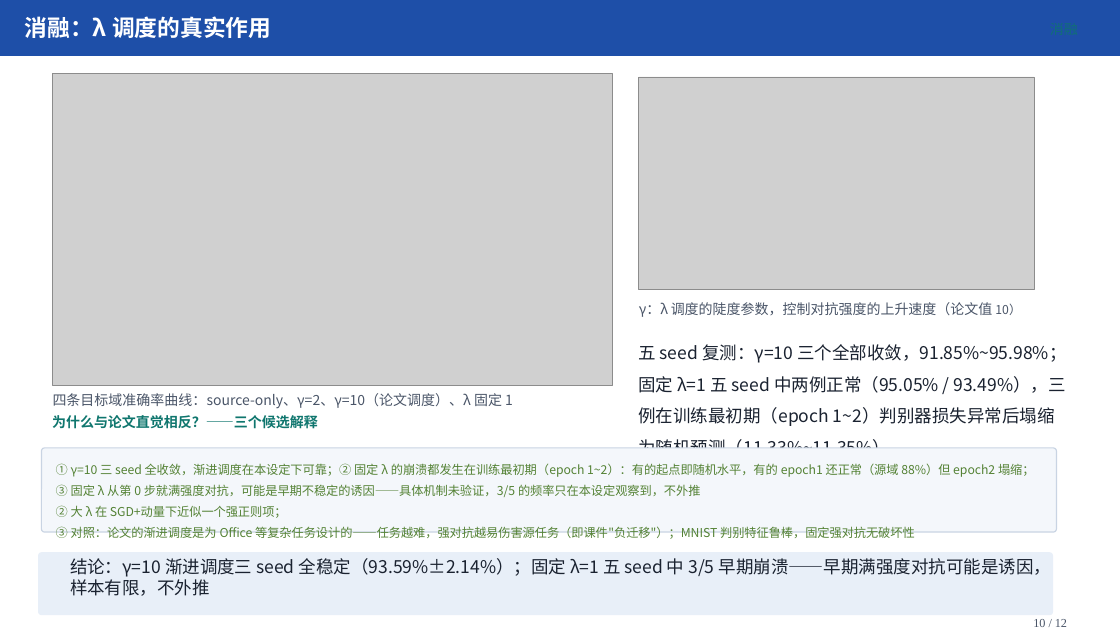
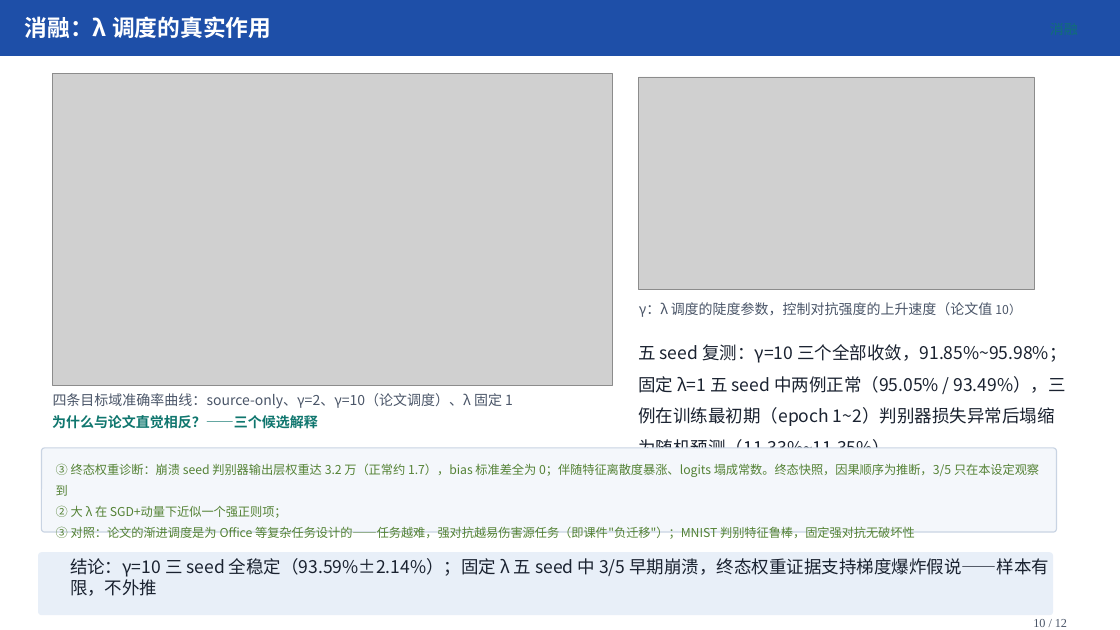
Before and after one commit to IsukaShinji/2026-fall-transfer-learning, a slide deck: slide 10 of 个人展示/汇报/DANN域自适应汇报/DANN域自适应汇报.pptx. Drawn at 1120x630 pixels with LibreOffice and Linux fonts; fonts in the diff are those of the drawing; grey boxes stand for pictures. Boxes give left, top, right and bottom in pixels: in the first picture for what was removed or moved away, otherwise in the second. Text is boxed around its words. In the diff, an @@ line names an element or a change of style, - is before the commit and + after.

Commit message:
终态权重诊断入材料：崩溃机制有证据（判别器权重爆炸+bias塌缩），保留因果推断限定
- 独立复现：崩溃seed判别器输出层L2=32855（正常1.68），三个崩溃seed bias std=0，γ=10三组均非0
- 纳入只读诊断脚本 src/diagnose_collapse.py
- PPT P10、逐字稿正文+Q&A、两份README 从'机制未验证'升级为权重证据版，明确'终态快照/因果为推断'

```diff
--- a/个人展示/汇报/DANN域自适应汇报/DANN域自适应汇报.pptx
+++ b/个人展示/汇报/DANN域自适应汇报/DANN域自适应汇报.pptx
@@ text at [56, 463, 1039, 496]: text changed @@
-① γ=10 三 seed 全收敛，渐进调度在本设定下可靠；② 固定 λ 的崩溃都发生在训练最初期（epoch 1~2）：有的起点即随机水平，有的 epoch1 还正常（源域 88%）但 epoch2 塌缩；③ 固定 λ 从第 0 步就满强度对抗，可能是早期不稳定的诱因——具体机制未验证，3/5 的频率只在本设定观察到，不外推
+③ 终态权重诊断：崩溃 seed 判别器输出层权重达 3.2 万（正常约 1.7），bias 标准差全为 0；伴随特征离散度暴涨、logits 塌成常数。终态快照，因果顺序为推断，3/5 只在本设定观察到
@@ text at [70, 558, 1049, 596]: text changed @@
-结论：γ=10 渐进调度三 seed 全稳定（93.59%±2.14%）；固定 λ=1 五 seed 中 3/5 早期崩溃——早期满强度对抗可能是诱因，样本有限，不外推
+结论：γ=10 三 seed 全稳定（93.59%±2.14%）；固定 λ 五 seed 中 3/5 早期崩溃，终态权重证据支持梯度爆炸假说——样本有限，不外推
```
Also in this commit, not shown: 4 other files.
